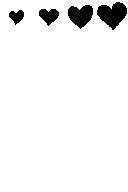
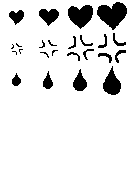
Two versions of the same layered image (128×192). Layer-by-layer changes:
painted on "eye (copy).png" over <box>11,33,126,95</box>
